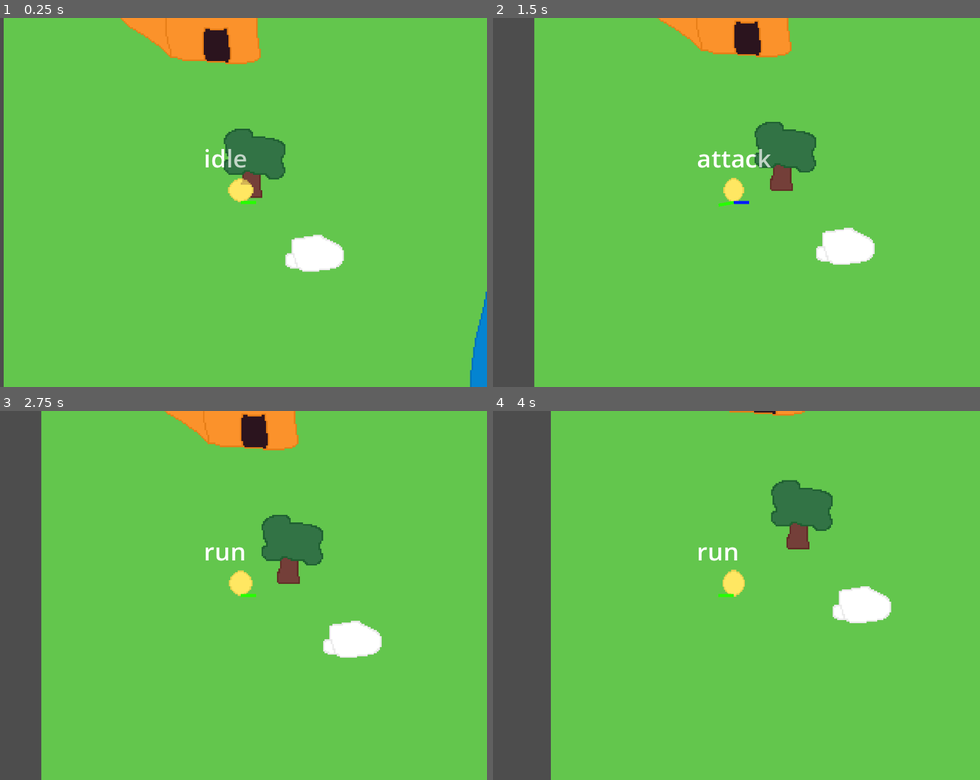
Above: before the commit, frames 1-4 (two rows, left to right).
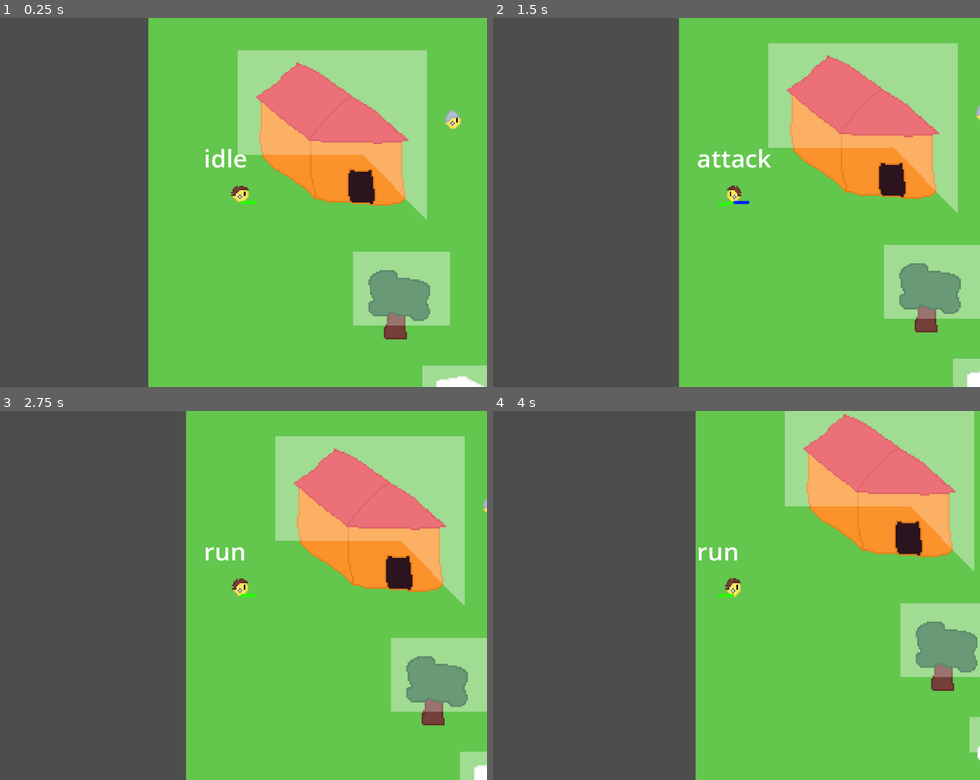
Above: after the commit, the same moments.

Repository: e-Forest/prototype_combat
Game: Godot game, scene res://scn/game.tscn
The game is run twice, just before and just after one commit, with the same random seed, the same clock (stepped at 60 frames per second) and the same inputs.
Inputs (mouse positions are in pixels of both pictures, inside the frame that each line leads up to):
- Up to frame 1 (0.25 s): no input
- Up to frame 2 (1.5 s): tap Enter at 0.5 s; move the mouse to (843, 184) at 0.52 s; press the mouse at (843, 184) at 0.53 s; hold D (east) 0.53-1.28 s; tap Space at 1.25 s; move the mouse to (634, 220) at 1.27 s; release the mouse at (634, 220) at 1.28 s; hold S (south) from 1.28 s (still down); click (634, 220) at 1.35 s
- Up to frame 3 (2.75 s): move the mouse to (292, 514) at 2.02 s; release S (south) at 2.03 s; press the mouse at (292, 514) at 2.03 s; hold D (east) from 2.03 s (still down)
- Up to frame 4 (4 s): tap Enter at 2.75 s; move the mouse to (707, 669) at 2.77 s; release D (east) at 2.78 s; release the mouse at (707, 669) at 2.78 s; hold W (north) 2.78-3.53 s; click (707, 669) at 2.85 s; move the mouse to (882, 650) at 3.52 s; press the mouse at (882, 650) at 3.53 s; hold A (west) from 3.53 s (still down)

The runs differ from the first frame. In frame 1, 54% of the frame differs, in the area x 0-100%, y 0-100%; in frame 2, 53%; in frame 3, 53%; in frame 4, 49%.
Error before the commit: Invalid call. Nonexistent function 'set_target_location' in base 'NavigationAgent2D'. (res://src/player.gd:80)
Error after the commit: Invalid call. Nonexistent function 'get_next_location' in base 'NavigationAgent2D'. (res://src/npc.gd:14)

Commit message:
fix npc nav_agent

Diff:
--- a/scn/creature.tscn
+++ /dev/null
@@ -1,26 +0,0 @@
-[gd_scene load_steps=4 format=3 uid="uid://dwhxtbtmxuej"]
-
-[ext_resource type="Texture2D" uid="uid://3ammxum5hhkm" path="res://ass/creature.png" id="1_7yfek"]
-[ext_resource type="Script" path="res://src/npc.gd" id="1_ibttp"]
-
-[sub_resource type="CircleShape2D" id="CircleShape2D_b7t7i"]
-radius = 8.0
-
-[node name="Creature" type="CharacterBody2D"]
-script = ExtResource("1_ibttp")
-
-[node name="Skin" type="Sprite2D" parent="."]
-position = Vector2(0, -8)
-texture = ExtResource("1_7yfek")
-
-[node name="CollisionShape2d" type="CollisionShape2D" parent="."]
-position = Vector2(0, -8)
-shape = SubResource("CircleShape2D_b7t7i")
-
-[node name="NavigationAgent2d" type="NavigationAgent2D" parent="."]
-path_desired_distance = 30.0
-
-[node name="Timer" type="Timer" parent="."]
-autostart = true
-
-[connection signal="velocity_computed" from="NavigationAgent2d" to="." method="_on_navigation_agent_2d_velocity_computed"]
--- a/scn/npc.tscn
+++ b/scn/npc.tscn
@@ -1,7 +1,7 @@
-[gd_scene load_steps=4 format=3 uid="uid://cfyi60se7jt3d"]
+[gd_scene load_steps=4 format=3 uid="uid://b3noswe0aih0f"]
 
 [ext_resource type="Script" path="res://src/npc.gd" id="1_bx4xc"]
-[ext_resource type="Texture2D" uid="uid://3ammxum5hhkm" path="res://ass/creature.png" id="2_x34hu"]
+[ext_resource type="Texture2D" uid="uid://3ammxum5hhkm" path="res://ass/npc.png" id="2_ulutv"]
 
 [sub_resource type="CircleShape2D" id="CircleShape2D_nog8t"]
 radius = 2.0
@@ -11,7 +11,7 @@
 
 [node name="Skin" type="Sprite2D" parent="."]
 position = Vector2(0, -8)
-texture = ExtResource("2_x34hu")
+texture = ExtResource("2_ulutv")
 
 [node name="CollisionShape2d" type="CollisionShape2D" parent="."]
 position = Vector2(0, -2)
@@ -19,3 +19,11 @@
 
 [node name="NavAgent" type="NavigationAgent2D" parent="."]
 avoidance_enabled = true
+neighbor_distance = 30.0
+max_speed = 50.0
+
+[node name="Timer" type="Timer" parent="."]
+wait_time = 0.2
+autostart = true
+
+[connection signal="timeout" from="Timer" to="." method="_on_timer_timeout"]
--- a/scn/test_map.tscn
+++ b/scn/test_map.tscn
@@ -1,18 +1,19 @@
-[gd_scene load_steps=13 format=3 uid="uid://bnoej6qxytdx"]
+[gd_scene load_steps=14 format=3 uid="uid://bnoej6qxytdx"]
 
 [ext_resource type="Texture2D" uid="uid://duhquuceg4qtv" path="res://ass/ground1.png" id="1_8q8s3"]
 [ext_resource type="Script" path="res://src/test_map.gd" id="1_yj7ra"]
 [ext_resource type="Texture2D" uid="uid://cg20pg4lqc5jg" path="res://ass/ground2.png" id="2_t7f11"]
 [ext_resource type="Texture2D" uid="uid://bmll6ikuewmfy" path="res://ass/objects1.png" id="3_6dvnm"]
 [ext_resource type="Texture2D" uid="uid://c5kwg4lwrtfmc" path="res://ass/objects2.png" id="4_vpsec"]
+[ext_resource type="PackedScene" uid="uid://b3noswe0aih0f" path="res://scn/npc.tscn" id="6_7n42m"]
 [ext_resource type="Shader" path="res://shd/test_map.gdshader" id="6_8q05f"]
 [ext_resource type="Texture2D" uid="uid://bogskpv6jw5g3" path="res://ass/is_top1.png" id="7_7ubgj"]
 [ext_resource type="PackedScene" uid="uid://di0pb23hwj7qv" path="res://scn/player.tscn" id="7_o1uyt"]
 
 [sub_resource type="NavigationPolygon" id="NavigationPolygon_exdxa"]
-vertices = PackedVector2Array(314, 142, 317, 246, 225, 285, 181, 284, 174, 253, 173, 240, 173, 164, 300, 70, 298, 374, 224, 302, 318, 444, 357, 509, 1, 510, 148, 238, 106, 161, 177, 300, 284, 3, 136, 130, 3, 3, 66, 127, 145, 251)
-polygons = [PackedInt32Array(0, 1, 2, 3, 4, 5, 6, 7), PackedInt32Array(2, 1, 8, 9), PackedInt32Array(10, 11, 12), PackedInt32Array(6, 5, 13, 14), PackedInt32Array(9, 8, 10, 12, 15), PackedInt32Array(16, 7, 6, 17, 18), PackedInt32Array(18, 17, 19), PackedInt32Array(12, 18, 19), PackedInt32Array(12, 19, 14, 13, 20), PackedInt32Array(3, 15, 12, 20, 4)]
-outlines = [PackedVector2Array(3, 3, 284, 3, 300, 70, 314, 142, 317, 246, 298, 374, 318, 444, 357, 509, 1, 510), PackedVector2Array(66, 127, 136, 130, 173, 164, 106, 161), PackedVector2Array(148, 238, 173, 240, 174, 253, 145, 251), PackedVector2Array(181, 284, 225, 285, 224, 302, 177, 300)]
+vertices = PackedVector2Array(317, 246, 298, 374, 224, 305, 224, 289, 314, 142, 179, 288, 177, 257, 177, 240, 187, 169, 300, 70, 318, 444, 357, 509, 1, 510, 104, 167, 146, 240, 178, 304, 144, 129, 284, 3, 145, 255, 3, 3, 60, 128)
+polygons = [PackedInt32Array(0, 1, 2, 3), PackedInt32Array(4, 0, 3, 5, 6, 7, 8, 9), PackedInt32Array(10, 11, 12), PackedInt32Array(13, 8, 7, 14), PackedInt32Array(2, 1, 10, 12, 15), PackedInt32Array(9, 8, 16, 17), PackedInt32Array(18, 6, 5, 15, 12), PackedInt32Array(19, 17, 16, 20), PackedInt32Array(12, 19, 20), PackedInt32Array(12, 20, 13, 14, 18)]
+outlines = [PackedVector2Array(3, 3, 284, 3, 300, 70, 314, 142, 317, 246, 298, 374, 318, 444, 357, 509, 1, 510), PackedVector2Array(60, 128, 144, 129, 187, 169, 104, 167), PackedVector2Array(146, 240, 177, 240, 177, 257, 145, 255), PackedVector2Array(179, 288, 224, 289, 224, 305, 178, 304)]
 
 [sub_resource type="SpriteFrames" id="SpriteFrames_4yye3"]
 animations = [{
@@ -57,12 +58,14 @@
 centered = false
 
 [node name="is_top" type="Sprite2D" parent="."]
-visible = false
 texture = ExtResource("7_7ubgj")
 centered = false
 
 [node name="Player" parent="." instance=ExtResource("7_o1uyt")]
-position = Vector2(154, 252)
+position = Vector2(60, 160)
 
 [node name="Camera2d" type="Camera2D" parent="Player"]
 current = true
+
+[node name="Npc" parent="." instance=ExtResource("6_7n42m")]
+position = Vector2(198, 112)
--- a/shd/test_map.gdshader
+++ b/shd/test_map.gdshader
@@ -1,7 +1,7 @@
 shader_type canvas_item;
 
 uniform sampler2D is_top;
-uniform float alpha: hint_range(0.0, 1.0, 0.1)=0.3;
+uniform float alpha=0.5;
 
 void fragment() {
 	vec4 c_obj = texture(TEXTURE,UV);
--- a/src/npc.gd
+++ b/src/npc.gd
@@ -1,7 +1,6 @@
 extends CharacterBody2D
 
-
-const SPEED = 50.0
+#const SPEED = 50.0
 @onready var nav_agent = $NavAgent as NavigationAgent2D
 
 var player:Player
@@ -11,12 +10,17 @@
 	nav_agent.velocity_computed.connect(_on_velocity_computed)
 
 func _physics_process(delta):
-	nav_agent.set_target_location(player.global_position)
-	if nav_agent.is_target_reachable():
-		var next_location = nav_agent.get_next_location()
-		nav_agent.set_velocity(global_position.direction_to(next_location) * SPEED)
+#	if nav_agent.is_target_reachable():
+	var next_location = nav_agent.get_next_location()
+	nav_agent.set_velocity(global_position.direction_to(next_location) * nav_agent.max_speed)
+#	else:
+#		nav_agent.set_velocity(Vector2.ZERO)
 
 
 func _on_velocity_computed(safe_velocity):
 	velocity = safe_velocity
 	move_and_slide()
+
+
+func _on_timer_timeout():
+	nav_agent.set_target_location(player.global_position)
Binary file removed: ass/creature.aseprite
Binary file removed: ass/creature.png
Binary file added: ass/npc.aseprite
Binary file added: ass/npc.png
Not shown, changed: ass/npc.png.import
Binary file changed: ass/player.aseprite
Binary file changed: ass/player.png
